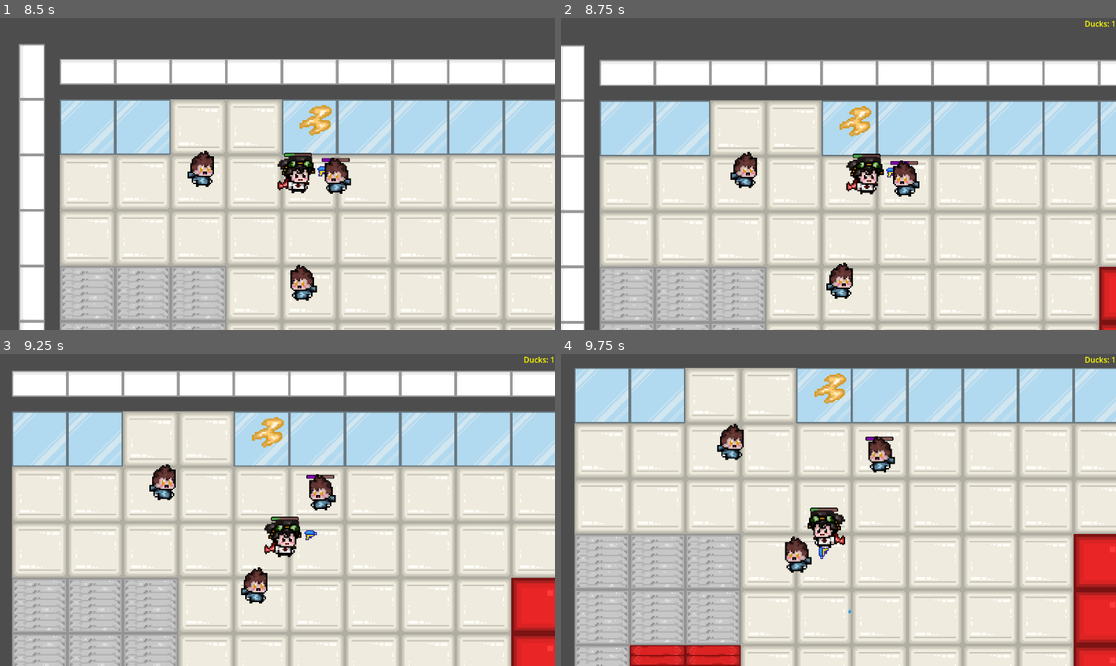
Above: before the commit, frames 1-4 (two rows, left to right).
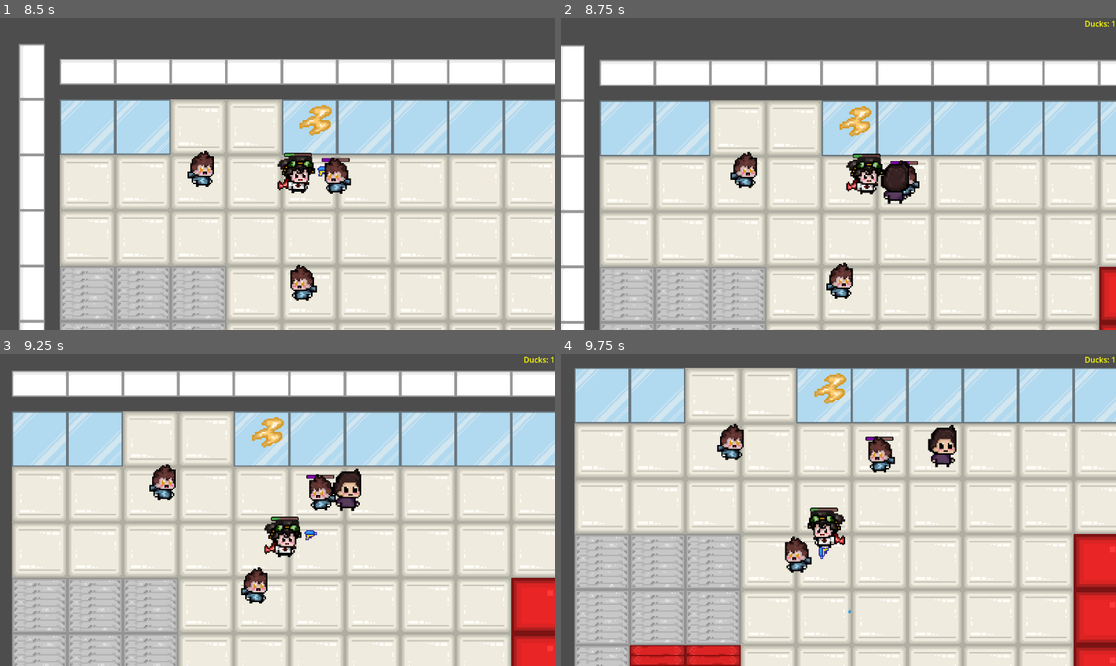
Above: after the commit, the same moments.

Repository: P0127/HSDuckies-Videogame-Group-project-at-HSD
Game: Godot game, scene res://main.tscn
Same seed, same stepped clock (60 frames per second), same inputs: the game is played once before the commit and once after it.
Inputs (mouse positions are in pixels of both pictures, inside the frame that each line leads up to):
- Up to frame 1 (8.5 s): click "Start" at 0.5 s; move the mouse to (399, 158) at 1.27 s; press the mouse at (399, 158) at 1.28 s; hold D (move_right) 1.28-2.03 s; move the mouse to (166, 189) at 2.02 s; release the mouse at (166, 189) at 2.03 s; hold S (move_down) 2.03-2.78 s; tap Mouse wheel up (zoom_in) at 2.1, 4.35, 6.6 s; move the mouse to (333, 105) at 2.77 s; hold D (move_right) 2.78-3.53 s; tap Mouse wheel down (zoom_out) at 2.85, 5.1, 7.35 s; move the mouse to (249, 236) at 3.52 s; hold W (move_up) 3.53-4.28 s; click (249, 236) at 3.6 s; move the mouse to (444, 220) at 4.27 s; hold A (move_left) 4.28-5.78 s; move the mouse to (111, 127) at 5.02 s; move the mouse to (305, 174) at 5.77 s; press the mouse at (305, 174) at 5.78 s; hold S (move_down) 5.78-6.53 s; move the mouse to (194, 96) at 6.52 s; release the mouse at (194, 96) at 6.53 s; hold D (move_right) 6.53-7.28 s; move the mouse to (399, 158) at 7.27 s; hold W (move_up) 7.28-8.03 s; move the mouse to (166, 189) at 8.02 s; hold D (move_right) from 8.03 s (still down); click (166, 189) at 8.1 s
- Up to frame 2 (8.75 s): keep holding D (move_right)
- Up to frame 3 (9.25 s): move the mouse to (333, 441) at 8.77 s; release D (move_right) at 8.78 s; hold S (move_down) from 8.78 s (still down); tap Mouse wheel up (zoom_in) at 8.85 s
- Up to frame 4 (9.75 s): move the mouse to (810, 572) at 9.52 s; release S (move_down) at 9.53 s; hold A (move_left) from 9.53 s (still down); tap Mouse wheel down (zoom_out) at 9.6 s

Frame 1 is identical in both runs. In frame 2, 0.5% of the frame differs, in the area x 57-63%, y 45-60%; in frame 3, 0.5%; in frame 4, 0.6%, in the area x 66-72%, y 22-37%.

Commit message:
added running_away_mob scene
upon being defeated mobs now run away for 3 seconds before despawning. Alternatively if they leave our screen they'll despawn before the 3sec timer timesout
This scene will not body block the player or other mobs but will still interact with walls like normal

Diff:
--- a/mob.gd
+++ b/mob.gd
@@ -9,6 +9,8 @@
 
 #to Instantiate drop item later on
 var drop_scene := preload("res://duck_collectable.tscn")
+#to instantiate scene of mob running away upon defeat
+var run_away_scene := preload("res://mob_run_away.tscn")
 
 func _ready():
 	#We only have to change one Variable, Progress Bar adjusts automaticly
@@ -72,6 +74,7 @@
 	$Hitbox.set_deferred("disabled",true)
 	$AwarenessRadius/CollisionShape2D.set_deferred("disabled",true)
 	#can be taken out in case we want a death animation first... etc
+	run_away()#spawns running away scene BEFORE we get rid of current mob
 	queue_free()
 	drop_item()
 
@@ -81,3 +84,9 @@
 	drop.position = position
 	#will run after physics proccessees, lessens errors (deferred)
 	main.call_deferred("add_child", drop)
+
+#function to spawn the running away scene
+func run_away():
+	var running = run_away_scene.instantiate()
+	running.position = position
+	main.call_deferred("add_child", running)
--- /dev/null
+++ b/mob_run_away.gd
@@ -0,0 +1,46 @@
+extends CharacterBody2D #this scene is for the mob running away from the player after having been defeated
+
+var movement_speed = 300#more speed than mob so that they run away fast
+@onready var main = $"/root/Main"
+@onready var player = $"/root/Main/Player"
+var target #saveslot for current target to make it possible to run out of aggro range
+
+# Called when the node enters the scene tree for the first time.
+func _ready() -> void:
+	pass # Replace with function body.
+
+
+# Called every frame. 'delta' is the elapsed time since the previous frame.
+func _physics_process(_delta):
+	velocity = Vector2.ZERO
+	if target:
+		velocity = global_position.direction_to(target.global_position) * movement_speed * -1#*-1 to get opposite direction
+		move_and_slide()
+
+	#are we moving upwards? if yes enable backview of model
+	if (velocity.y > 0):#this will prob change later as it is a little scuffed
+		$AnimatedSprite2D.animation = "back_view"
+	else:
+		$AnimatedSprite2D.animation = "front_view"
+
+	#are we running left or right?
+	if (velocity.x < 0):
+		$AnimatedSprite2D.flip_h = true
+	else:
+		$AnimatedSprite2D.flip_h = false
+
+
+#if player is in range set target to player to know who to run away from
+func _on_vision_circle_body_entered(body):
+	if (body == player):
+		target = player
+
+
+
+#if we leave screen despawn
+func _on_visible_on_screen_enabler_2d_screen_exited():
+	queue_free()
+
+
+func _on_time_to_live_timeout():
+	queue_free()
--- /dev/null
+++ b/mob_run_away.tscn
@@ -0,0 +1,63 @@
+[gd_scene load_steps=7 format=3 uid="uid://6vufn16sgq15"]
+
+[ext_resource type="Texture2D" uid="uid://uer8sryxietf" path="res://assets/mobs/Student2_back_inactive.png" id="1_h5nwv"]
+[ext_resource type="Script" uid="uid://ba0n0mljnpvaq" path="res://mob_run_away.gd" id="1_pybp8"]
+[ext_resource type="Texture2D" uid="uid://c5b154sk04p8w" path="res://assets/mobs/Student2_front_inactive.png" id="2_pybp8"]
+
+[sub_resource type="CircleShape2D" id="CircleShape2D_0auhb"]
+radius = 815.022
+
+[sub_resource type="SpriteFrames" id="SpriteFrames_6wo65"]
+animations = [{
+"frames": [{
+"duration": 1.0,
+"texture": ExtResource("1_h5nwv")
+}],
+"loop": true,
+"name": &"back_view",
+"speed": 5.0
+}, {
+"frames": [{
+"duration": 1.0,
+"texture": ExtResource("2_pybp8")
+}],
+"loop": true,
+"name": &"front_view",
+"speed": 5.0
+}]
+
+[sub_resource type="CapsuleShape2D" id="CapsuleShape2D_mwmas"]
+radius = 72.0
+height = 226.0
+
+[node name="mob_run_away" type="CharacterBody2D"]
+scale = Vector2(0.7, 0.7)
+collision_layer = 4
+collision_mask = 16
+script = ExtResource("1_pybp8")
+metadata/_edit_group_ = true
+
+[node name="Vision_circle" type="Area2D" parent="."]
+
+[node name="CollisionShape2D" type="CollisionShape2D" parent="Vision_circle"]
+scale = Vector2(3, 3)
+shape = SubResource("CircleShape2D_0auhb")
+
+[node name="AnimatedSprite2D" type="AnimatedSprite2D" parent="."]
+sprite_frames = SubResource("SpriteFrames_6wo65")
+animation = &"back_view"
+
+[node name="Hitbox" type="CollisionShape2D" parent="."]
+position = Vector2(-5, 7)
+shape = SubResource("CapsuleShape2D_mwmas")
+
+[node name="Time_to_live" type="Timer" parent="."]
+wait_time = 3.0
+one_shot = true
+autostart = true
+
+[node name="VisibleOnScreenEnabler2D" type="VisibleOnScreenEnabler2D" parent="."]
+
+[connection signal="body_entered" from="Vision_circle" to="." method="_on_vision_circle_body_entered"]
+[connection signal="timeout" from="Time_to_live" to="." method="_on_time_to_live_timeout"]
+[connection signal="screen_exited" from="VisibleOnScreenEnabler2D" to="." method="_on_visible_on_screen_enabler_2d_screen_exited"]
Not shown, added: mob_run_away.gd.uid
